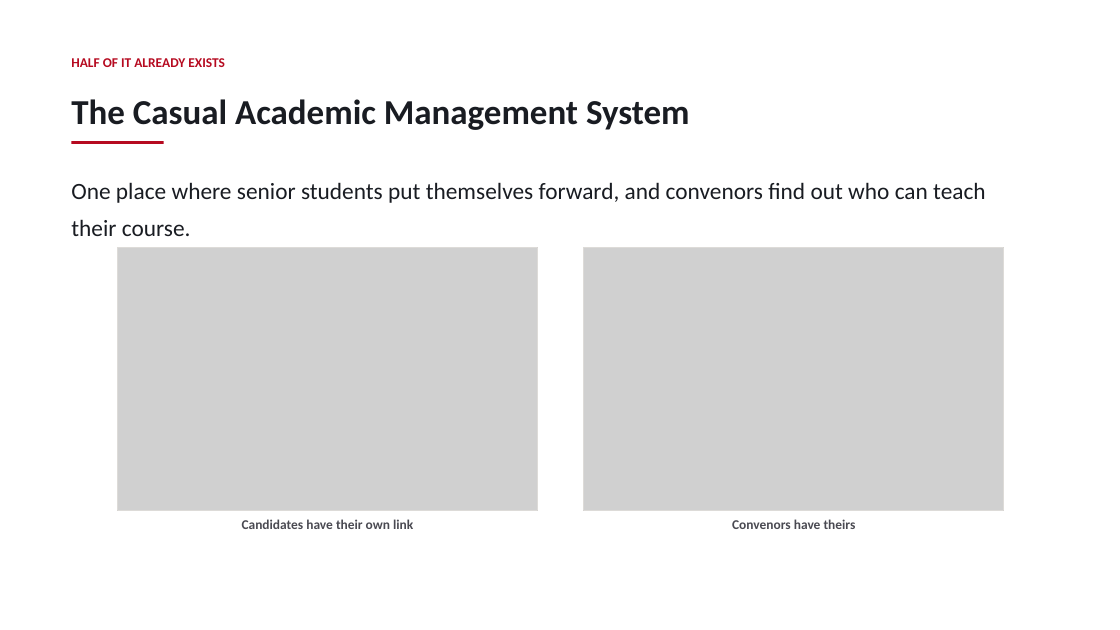
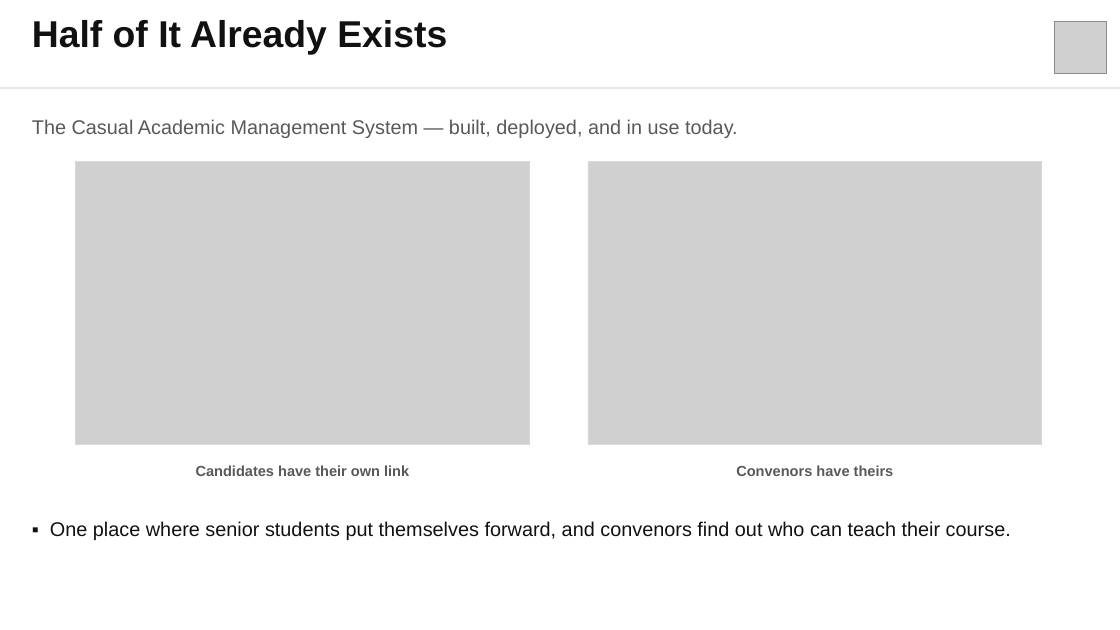
Before and after one commit to WWEISONG/griffith-ict-casual-academic, a slide deck: slide 5 of docs/tutor-program/HoS-briefing.pptx. Drawn at 1120x630 pixels with LibreOffice and Linux fonts; fonts in the diff are those of the drawing; grey boxes stand for pictures. Boxes give left, top, right and bottom in pixels: in the first picture for what was removed or moved away, otherwise in the second. Text is boxed around its words. In the diff, an @@ line names an element or a change of style, - is before the commit and + after.

```diff
--- a/docs/tutor-program/HoS-briefing.pptx
+++ b/docs/tutor-program/HoS-briefing.pptx
@@ text at [32,20,447,55]: text changed; size 11.5 to 32 pt; font Calibri to Arial; text colour #B60A20 to #111111 @@
-HALF OF IT ALREADY EXISTS
+Half of It Already Exists
@@ picture added at [1054,22,1107,74] @@
@@ rectangle added at [0,87,1120,89], fill #D9D9D9 @@
@@ text at [32,119,738,138]: text changed; size 30 to 17 pt; font Calibri to Arial; text colour #191C22 to #595959; bold off @@
-The Casual Academic Management System
+The Casual Academic Management System — built, deployed, and in use today.
@@ rectangle removed at [71,141,164,144] @@
@@ picture: place and size @@
-picture at [118,248,538,510]
+picture at [76,161,529,445]
@@ rectangle at [76,161,529,445]: outline #DDDBD8 0.75 pt to #D9D9D9 0.75 pt @@
@@ rectangle: place and size @@
-rectangle at [118,248,538,510]
+rectangle at [76,161,529,445]
@@ picture: place and size @@
-picture at [584,248,1004,510]
+picture at [588,161,1042,445]
@@ rectangle: place and size @@
-rectangle at [584,248,1004,510]
+rectangle at [588,161,1042,445]
@@ rectangle at [588,161,1042,445]: outline #DDDBD8 0.75 pt to #D9D9D9 0.75 pt @@
@@ text "Candidates have their own link" at [196,465,409,476]: size 11.5 to 12.5 pt, font Calibri to Arial, text colour #4A4A52 to #595959; line spacing 1.2 to 1.15 @@
@@ text "Candidates have their own link": place and size @@
-text "Candidates have their own link" at [242,519,413,529]
+text "Candidates have their own link" at [196,465,409,476]
@@ text "Convenors have theirs": place and size @@
-text "Convenors have theirs" at [732,519,856,529]
+text "Convenors have theirs" at [736,465,894,476]
@@ text "Convenors have theirs" at [736,465,894,476]: size 11.5 to 12.5 pt, font Calibri to Arial, text colour #4A4A52 to #595959; line spacing 1.2 to 1.15 @@
@@ text at [50,521,1011,540]: text changed; size 20 to 17 pt; font Calibri to Arial; text colour #191C22 to #111111 @@
-One place where senior students put themselves forward, and convenors find out who can teach their course.
+▪ One place where senior students put themselves forward, and convenors find out who can teach their course.
```
Also in this commit, not shown: 13 other slides changed, 3 other files.
